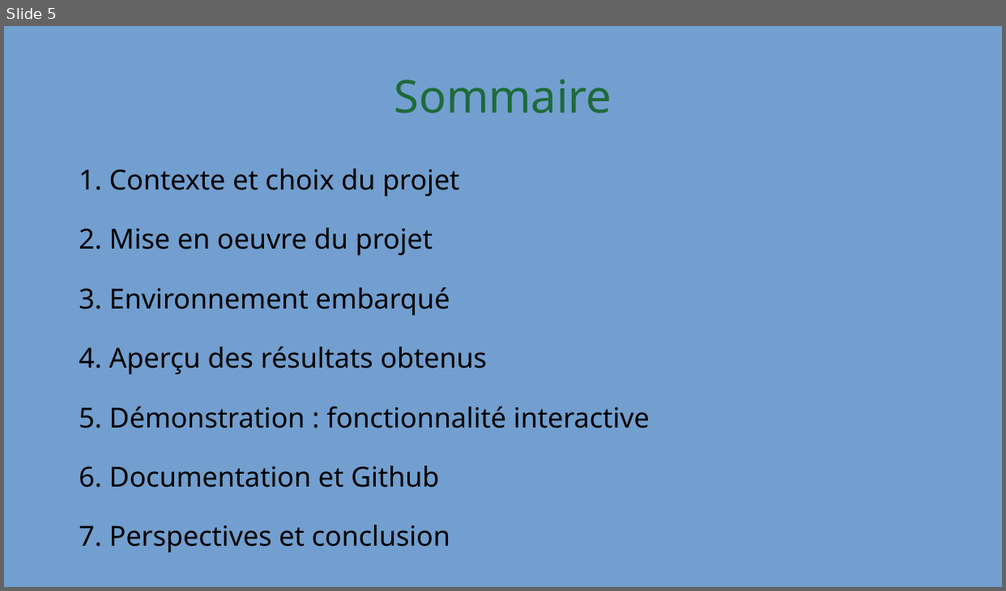
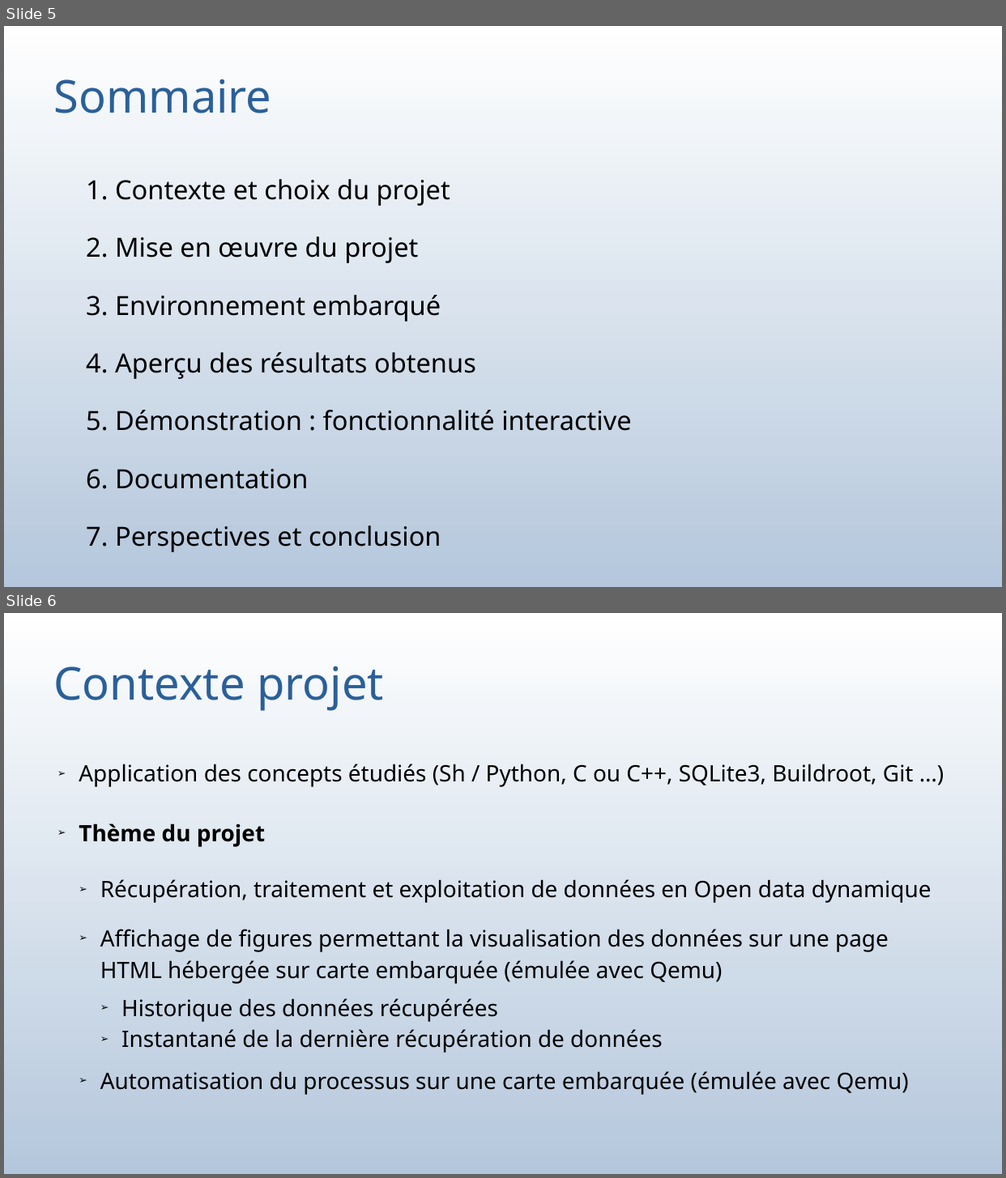
Before and after one commit to bauj/AJC_projet_belib, a slide deck: presentation_projet.odp. Shown one above the other, each under a label of ours: slide 5 before the commit, slides 5 and 6 after it. The pictures are 1006x591 and 1006x1178 pixels, drawn with LibreOffice and Linux fonts; fonts in the diff are those of the drawing. Boxes give left, top, right and bottom in pixels: in the first picture for what was removed or moved away, otherwise in the second. Text is boxed around its words. In the diff, an @@ line names an element or a change of style, - is before the commit and + after.

Commit message:
Update data and prez

```diff
--- a/presentation_projet.odp
+++ b/presentation_projet.odp
@@ slide 6 added at (4, 613, 1002, 1174), background gradient #FFFFFF to #FEFEFE to #FDFDFE to #FBFCFD to #FAFBFD to #F9FBFC @@
@@ title added at (54, 666, 384, 711), 36.1 pt, text #2A6099 @@
+Contexte projet
@@ subtitle added at (79, 764, 931, 1095), 18 pt, text #000000 @@
+➢ Application des concepts étudiés (Sh / Python, C ou C++, SQLite3, Buildroot, Git …)
+➢ Thème du projet
+  ➢ Récupération, traitement et exploitation de données en Open data dynamique
+  ➢ Affichage de figures permettant la visualisation des données sur une page HTML hébergée sur carte embarquée (émulée avec Qemu)
+    ➢ Historique des données récupérées
+    ➢ Instantané de la dernière récupération de données
+  ➢ Automatisation du processus sur une carte embarquée (émulée avec Qemu)
@@ slide 5 changed as well @@
@@ background #729FCF to gradient #FFFFFF to #FEFEFE to #FDFDFE to #FBFCFD to #FAFBFD to #F9FBFC @@
@@ title "Sommaire" at (54, 79, 272, 113): text colour #1E6A39 to #2A6099; alignment centre to left @@
@@ subtitle "1. Contexte et choix du ...": place and size @@
-subtitle "1. Contexte et choix du ..." at (79, 169, 650, 552)
+subtitle "1. Contexte et choix du ..." at (86, 179, 632, 552)
@@ subtitle at (86, 179, 632, 552): size 22 to 21 pt in "1. Contexte et choix du projet", "3. Environnement embarqué", "4. Aperçu des résultats obtenus", "5. Démonstration : fonctionnalité interactive" and 1 more places @@
@@ subtitle at (86, 237, 418, 263): text changed; size 22 to 21 pt @@
-2. Mise en oeuvre du projet
+2. Mise en œuvre du projet
@@ subtitle at (86, 469, 308, 489): text changed; size 22 to 21 pt @@
-6. Documentation et Github
+6. Documentation
```
Also in this commit, not shown: 6 other slides changed, 34 other slides added, 5 slides removed, 15 other files.
